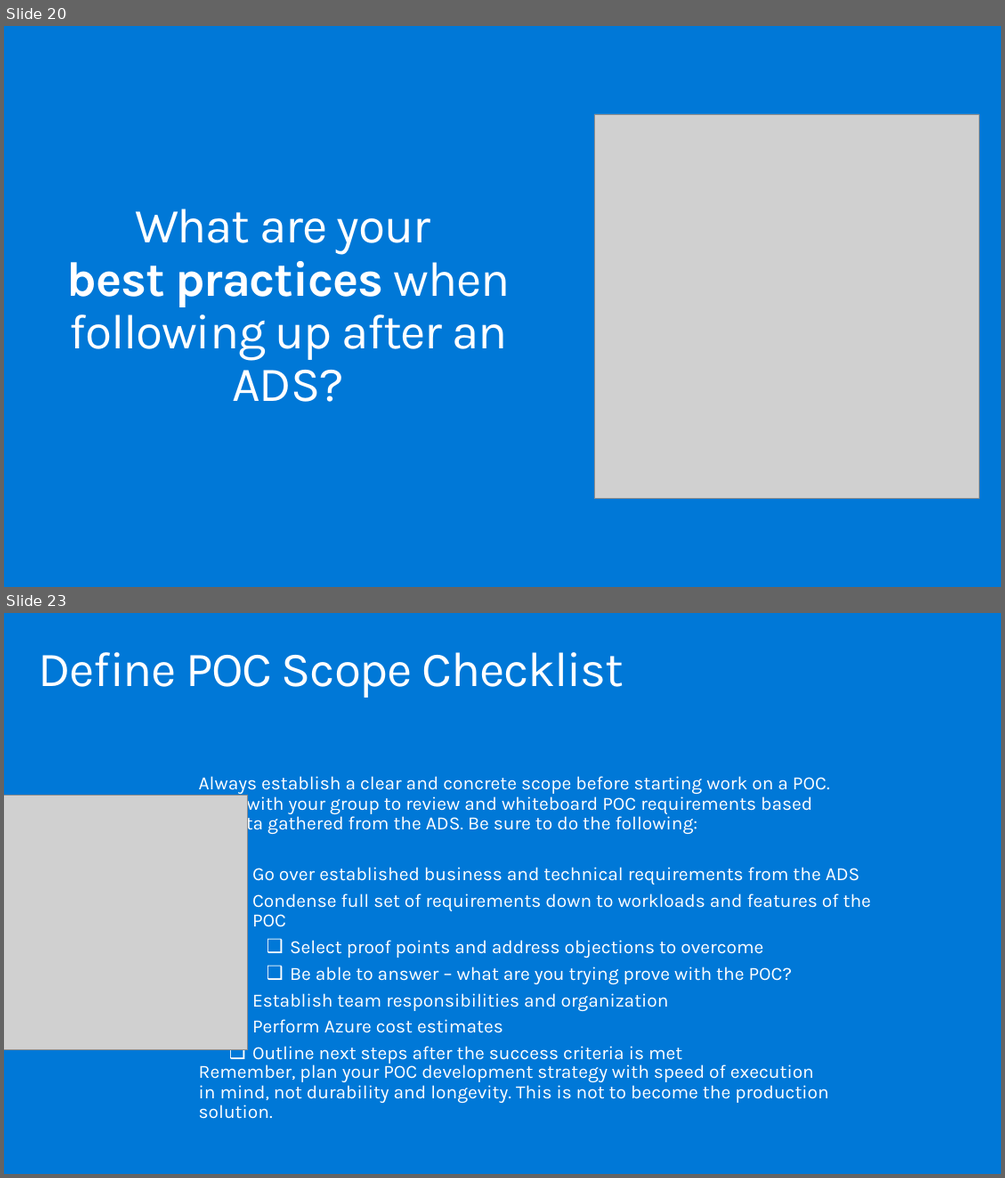
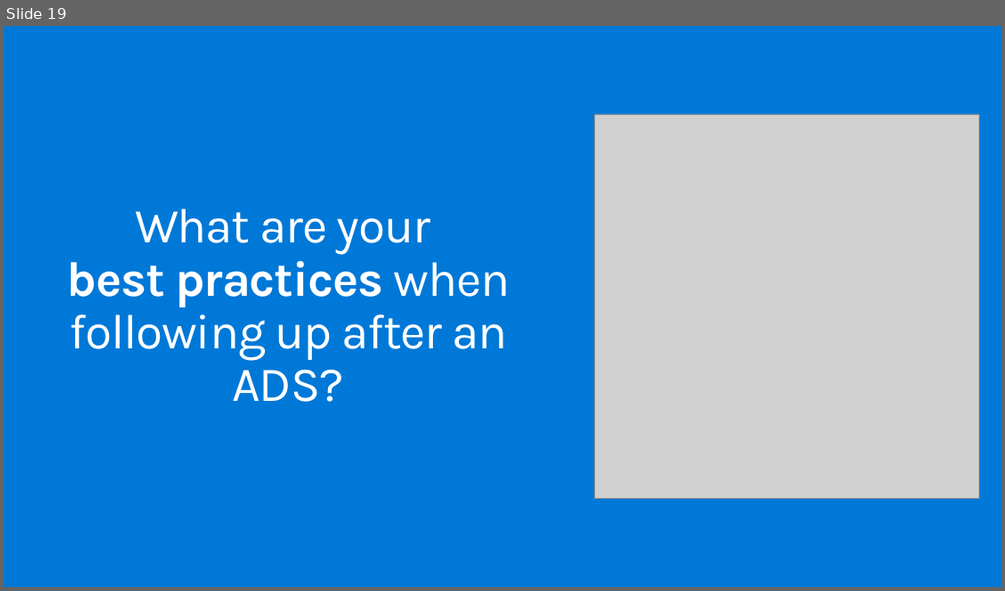
Before and after one commit to solliancenet/ica-wbs, a slide deck: Financial service modernization workshop/mastering-the-ads-deck.pptx. Shown one above the other, each under a label of ours: slides 20 and 23 before the commit, slide 19 after it; the slides between them are not shown. The pictures are 1005x1178 and 1005x591 pixels, drawn with LibreOffice and Linux fonts; fonts in the diff are those of the drawing; grey boxes stand for pictures. Boxes give left, top, right and bottom in pixels: in the first picture for what was removed or moved away, otherwise in the second. Text is boxed around its words. In the diff, an @@ line names an element or a change of style, - is before the commit and + after.

```diff
--- a/Financial service modernization workshop/mastering-the-ads-deck.pptx
+++ b/Financial service modernization workshop/mastering-the-ads-deck.pptx
@@ slide 23 removed at bbox=[4, 613, 1001, 1174], background #0078D7 @@
@@ title removed at bbox=[38, 652, 623, 698] @@
-Define POC Scope Checklist
@@ picture removed at bbox=[4, 795, 248, 1051] @@
@@ text removed at bbox=[199, 776, 830, 835] @@
-Always establish a clear and concrete scope before starting work on a POC. Work with your group to review and whiteboard POC requirements based on data gathered from the ADS. Be sure to do the following:
@@ text removed at bbox=[252, 867, 871, 1060] @@
-❑ Go over established business and technical requirements from the ADS
-❑ Condense full set of requirements down to workloads and features of the POC
-  ❑ Select proof points and address objections to overcome
-  ❑ Be able to answer – what are you trying prove with the POC?
-❑ Establish team responsibilities and organization
-❑ Perform Azure cost estimates
-❑ Outline next steps after the success criteria is met
@@ text removed at bbox=[199, 1061, 829, 1119] @@
-Remember, plan your POC development strategy with speed of execution in mind, not durability and longevity. This is not to become the production solution.
@@ what was slide 20 is now slide 19 @@
```
Also in this commit, not shown: 5 other slides removed, 1 other file.
